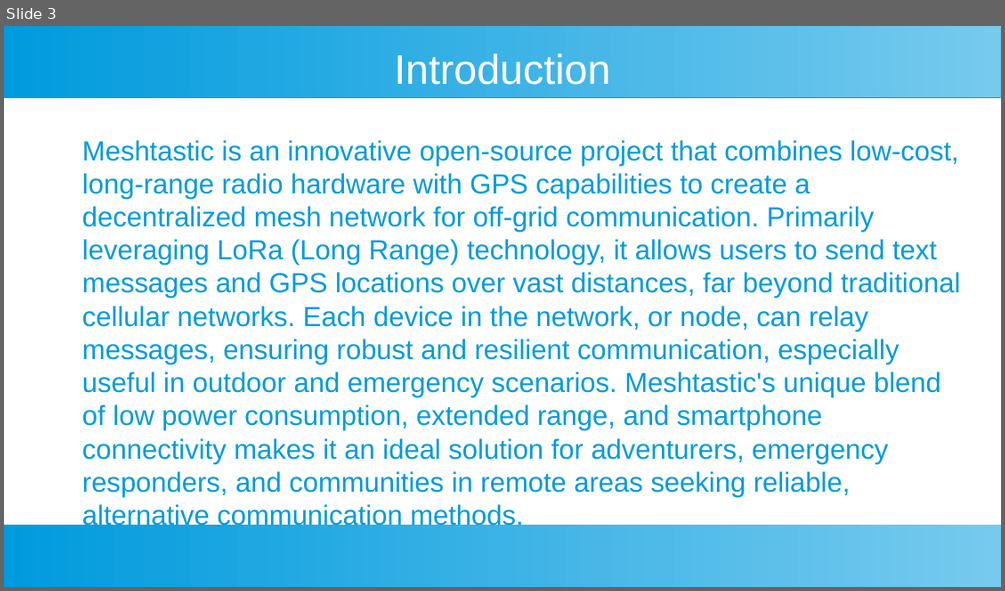
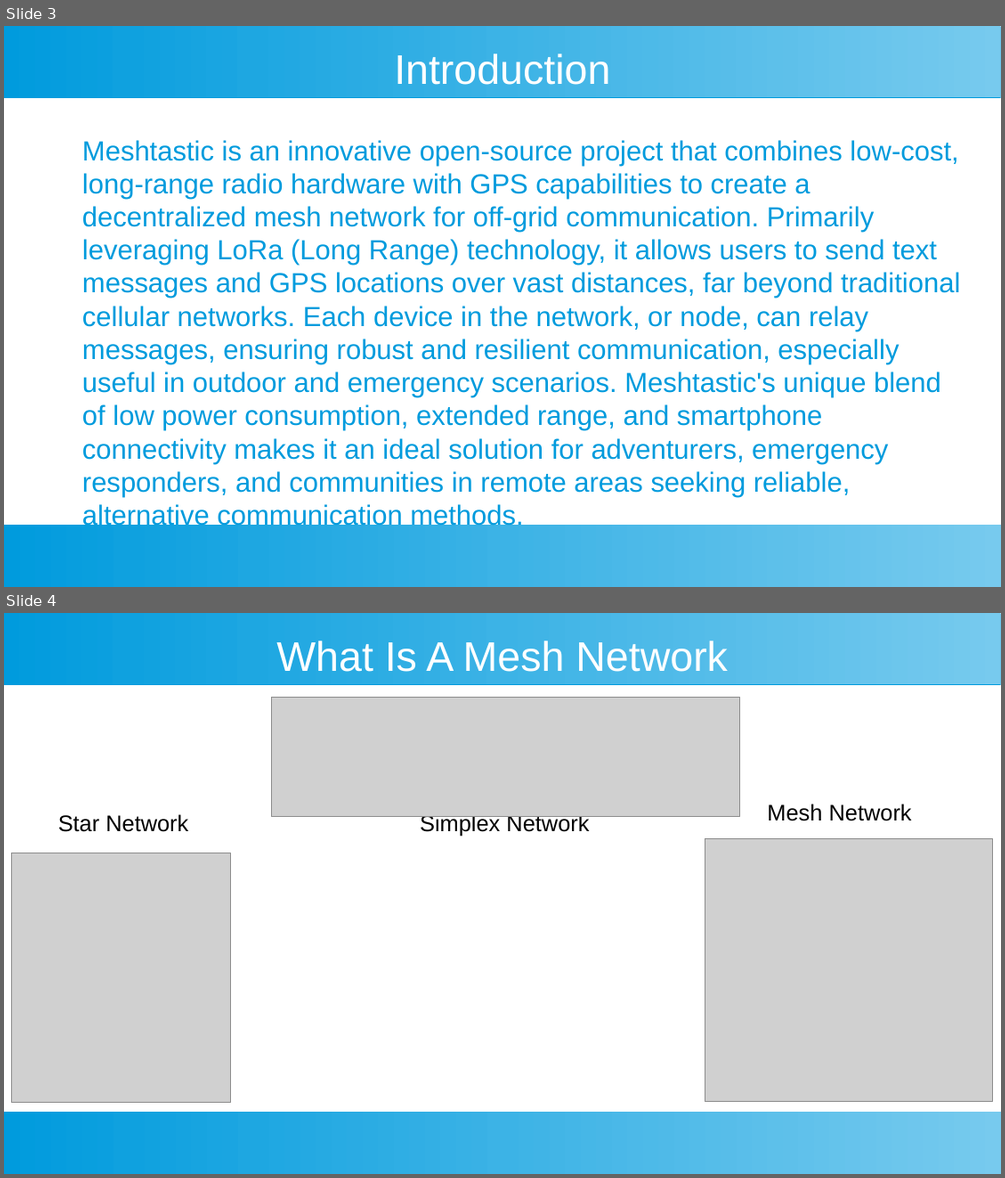
Before and after one commit to slapplebags/meshtastic-presentation, a slide deck: meshtestic presentation.odp. Shown one above the other, each under a label of ours: slide 3 before the commit, slides 3 and 4 after it. The pictures are 1005x591 and 1005x1178 pixels, drawn with LibreOffice and Linux fonts; fonts in the diff are those of the drawing; grey boxes stand for pictures. Boxes give left, top, right and bottom in pixels: in the first picture for what was removed or moved away, otherwise in the second. Text is boxed around its words. In the diff, an @@ line names an element or a change of style, - is before the commit and + after.

```diff
--- a/meshtestic presentation.odp
+++ b/meshtestic presentation.odp
@@ slide 4 added at box(4, 613, 1001, 1174), background #FFFFFF; not listed: 2 template elements that a slide beside it also shows @@
@@ title added at box(276, 641, 728, 672), 33 pt, text #FFFFFF @@
+What Is A Mesh Network
@@ picture added at box(272, 698, 740, 817) @@
@@ text added at box(58, 814, 188, 832), 18 pt, text #000000 @@
+Star Network
@@ text added at box(420, 813, 589, 836), 18 pt, text #000000 @@
+Simplex Network
@@ text added at box(767, 803, 912, 821), 18 pt, text #000000 @@
+Mesh Network
@@ picture added at box(705, 839, 993, 1102) @@
@@ picture added at box(12, 853, 231, 1103) @@
```
Also in this commit, not shown: 5 slides changed, 4 other slides added, 1 slide removed.
